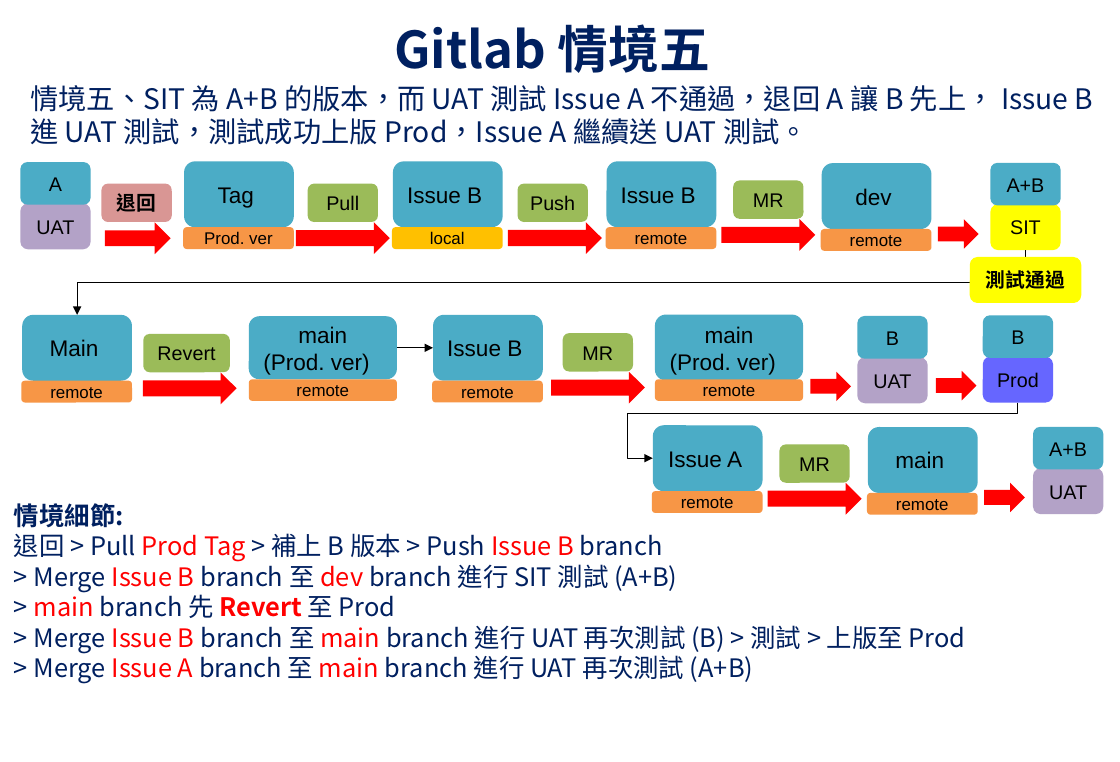
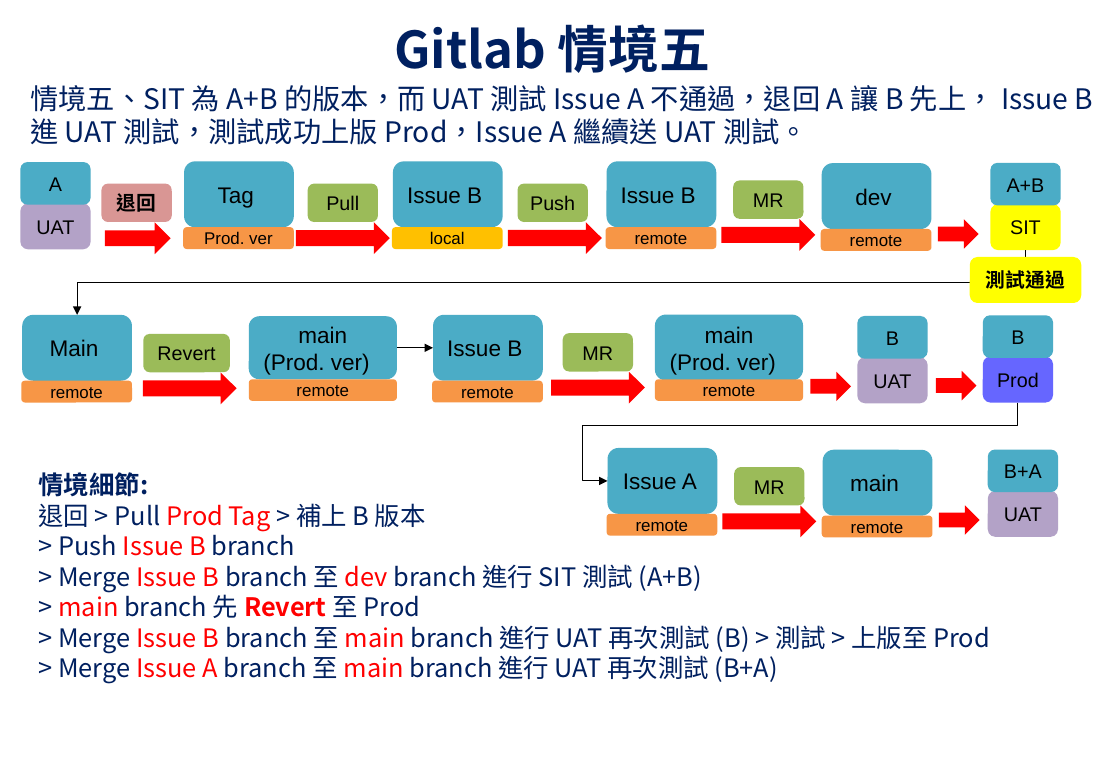
Before and after one commit to UDFWu/transfile, a slide deck: slide 6 of CICD Process.pptx. Drawn at 1120x762 pixels with LibreOffice and Linux fonts; fonts in the diff are those of the drawing; background and template pictures are left out. Boxes give left, top, right and bottom in pixels: in the first picture for what was removed or moved away, otherwise in the second. Text is boxed around its words. In the diff, an @@ line names an element or a change of style, - is before the commit and + after.

```diff
--- a/CICD Process.pptx
+++ b/CICD Process.pptx
@@ elbow arrow moved from (1018, 402) - (654, 458) to (1018, 402) - (608, 481) @@
@@ text "情境細節:" moved from (x1=14, y1=503, x2=966, y2=684) to (x1=39, y1=472, x2=990, y2=684) @@
@@ 4 rounded rectangles, 1 right arrow moved together from (x1=654, y1=426, x2=1104, y2=515) to (x1=608, y1=448, x2=1058, y2=538) @@
@@ text in rounded rectangle at (x1=1004, y1=464, x2=1042, y2=478): text changed @@
-A+B
+B+A
@@ text at (x1=39, y1=503, x2=426, y2=556): text changed @@
-退回 > Pull Prod Tag > 補上 B 版本 > Push Issue B branch
+退回 > Pull Prod Tag > 補上 B 版本
+> Push Issue B branch
@@ 3 rounded rectangles, 1 right arrow moved together from (x1=652, y1=427, x2=978, y2=514) to (x1=607, y1=450, x2=933, y2=538) @@
@@ text at (x1=58, y1=651, x2=778, y2=684): text changed @@
-> Merge Issue A branch 至 main branch 進行 UAT 再次測試 (A+B)
+> Merge Issue A branch 至 main branch 進行 UAT 再次測試 (B+A)
```
Also in this commit, not shown: 5 other slides changed.
